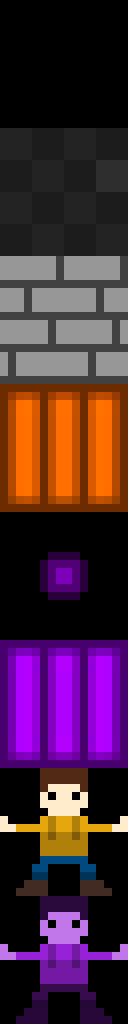
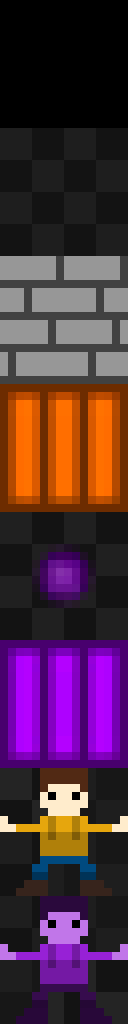
Two versions of the same layered image (128×1024). Layer-by-layer changes:
removed layer "Sprites" over (x1=0, y1=128, x2=128, y2=1024)
added layer "Pasted Layer #2" above "Pasted Layer" over (x1=0, y1=512, x2=128, y2=640)
added layer "Pasted Layer" over (x1=0, y1=128, x2=128, y2=1024)
